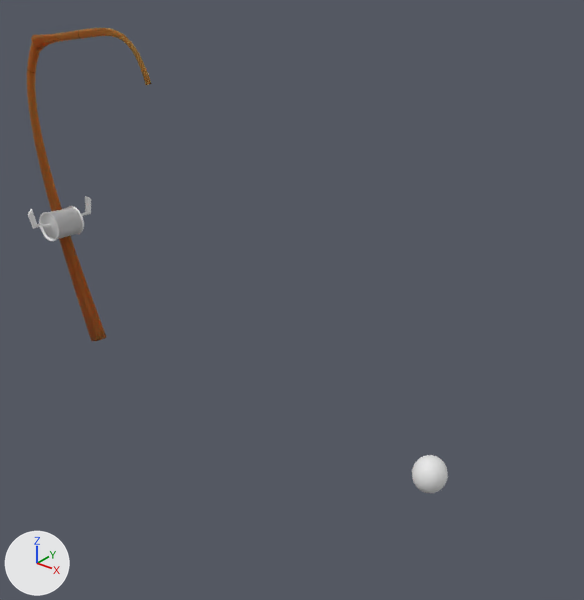
Renders of the Blender file Assets/Cutom Assets/Fishing ROd/Fishing Rod Active Fishing.blend from each side of a commit.
One viewpoint serves both versions: a 50 mm camera at (12.32, -8.29, 11.16) aimed at (3.95, 2.17, 4.68). The lights are fixed; the arrows at lower left show +X, +Y and +Z.
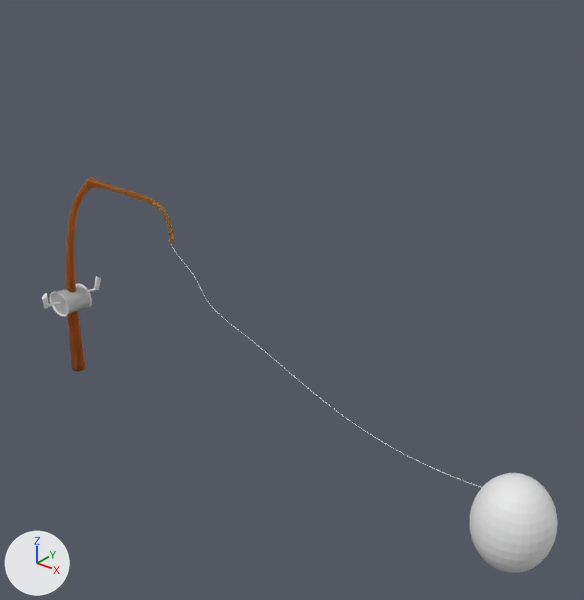
Where the newer file only moved an object's origin or applied its transform, the numbers keep the older frame.

Changed parts and their boxes (x1, y1, x2, y2) in the pictures (584 x 600 px):
'Sphere', mesh rescaled (141% wider, 159% taller)
    before: (412, 455, 448, 493)
    after: (470, 473, 558, 573)
'NurbsPath', moved, turned, rescaled
    before: (27, 28, 152, 341)
    after: (66, 177, 174, 371)
'Cylinder', moved, turned, rescaled
    before: (28, 196, 91, 241)
    after: (42, 276, 101, 316)
'NurbsPath.001', now drawn
    after: (170, 243, 482, 488)

The change, as a list of edits to the scene's bpy script:
```text
Change me_sphere:
    where me_sphere.from_pydata(...)  # 482 vertices, 512 faces; spans x -1.0..1.0, y -1.0..1.0, z -1.55..0.45
    used by ob_sphere; location = (7.26, 1.75, 2.76); scale = (0.298, 0.302, 0.326)
    me_sphere part 1: the whole mesh is scaled about its middle by (2.25, 2.29, 2.54), then moved by (5.09, 0.06, -0.7)
Change cu_nurbspath_003:
    where _sp = cu_nurbspath_003.splines.new('NURBS'); _sp.points.add(6)
    remove _sp.points.foreach_set('co', [-2.061, -0.0084, 0.0894, 1.0, -2.227, -0.0912, 0.916, 1.0, -1.92, -0.177, 1.803, 1.0, -0.619, -0.125, 1.229, 1.0, -3.083, -0.593, 6.19, 1.0, -1.23, -0.465, 4.803, 1.0, -1.184, -0.729, 8.415, 1.0])
    add _sp.points.foreach_set('co', [-1.619, -0.000444, 0.123, 1.0, -1.372, -0.0407, 0.53, 1.0, -1.631, -0.123, 1.203, 1.0, -0.619, -0.125, 1.229, 1.0, -1.556, -0.31, 3.016, 1.0, -1.229, -0.544, 5.819, 1.0, -2.739, -0.734, 8.001, 1.0])
    add cu_nurbspath_003.bevel_depth = 0.005
Change ob_nurbspath:
    ob_nurbspath.location: (0.0, 0.0, 7.62) -> (0.34, 0.0, 4.87)
    ob_nurbspath.rotation_euler: (0.0, 0.71, 0.0) -> (0.0, 0.987, 0.0)  # degrees (0, 41, 0) -> degrees (0, 57, 0)
    ob_nurbspath.scale: (1.0, 1.0, 1.0) -> (0.697, 1.0, 0.87)
Change ob_cylinder:
    ob_cylinder.location: (-2.34, 1.81, 4.81) -> (-2.38, 1.81, 2.9)
    ob_cylinder.rotation_euler: (-1.632, 0.0, 0.0) -> (-1.632, 0.277, 0.0)  # degrees (-94, 0, 0) -> degrees (-94, 16, 0)
    ob_cylinder.scale: (0.31, 0.31, 0.31) -> (0.307, 0.267, 0.31)
```
